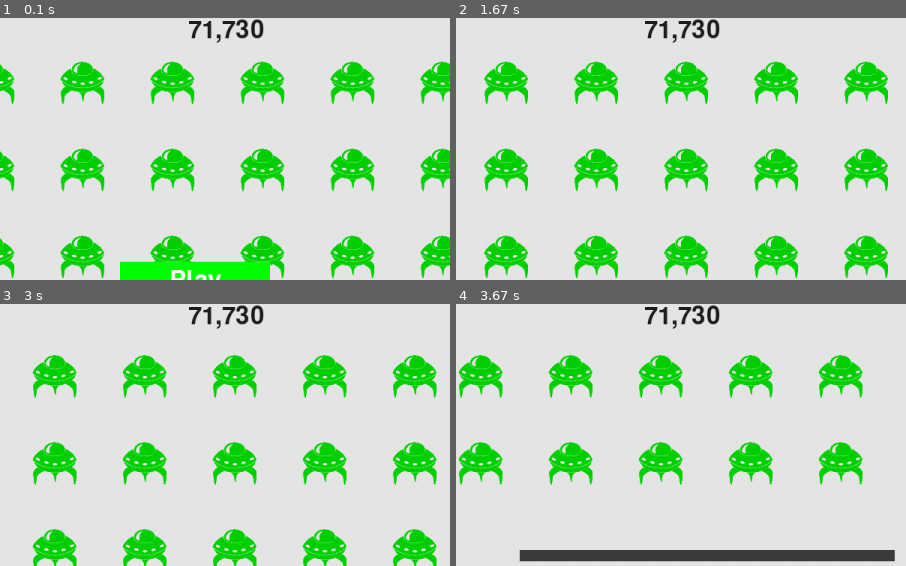
Above: before the commit, frames 1-4 (two rows, left to right).
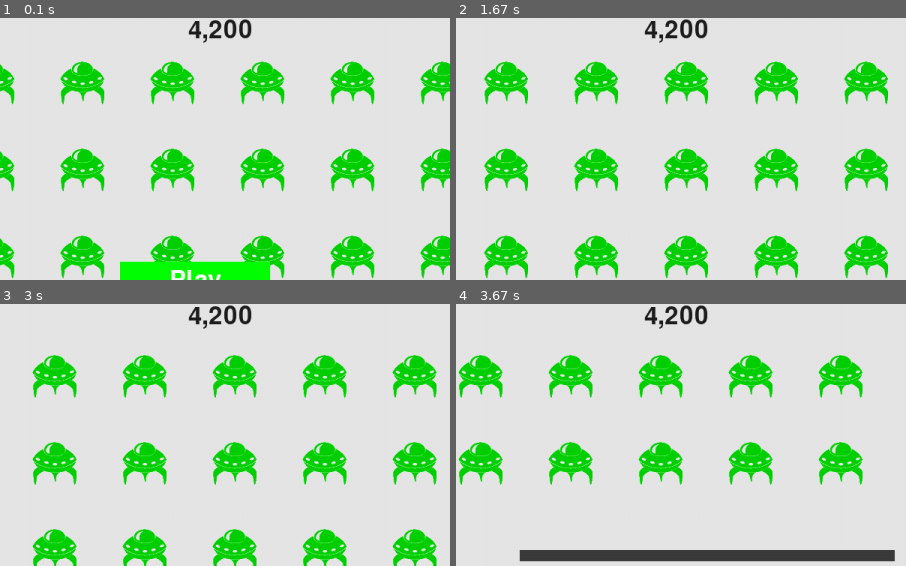
Above: after the commit, the same moments.

Repository: cjx1996/vscode_Pythoncode
Game: pygame game, started from Python from start to practice/Chapters/Chapter12_Aliens/alien_invasion.py
Same seed, same stepped clock (60 frames per second), same inputs: the game is played once before the commit and once after it.
Inputs (mouse positions are % of the whole screen's width and height, from its top left):
- Up to frame 1 (0.1 s): no input
- Up to frame 2 (1.67 s): click "Play" at 0.38 s; tap Space at 0.67, 1.07, 1.37, 1.57 s; hold Right 1-1.47 s; hold Right from 1.5 s (still down)
- Up to frame 3 (3 s): tap Space at 1.87, 2.4, 2.7, 2.97 s; release Right at 1.97 s; click (26, 51) at 2.05 s; hold Left 2.33-2.87 s; hold Left from 2.9 s (still down)
- Up to frame 4 (3.67 s): tap Space at 3.27, 3.4 s; release Left at 3.3 s; hold Right from 3.33 s (still down)
The pictures show only the part of the screen within x 28-78%, y 0-50%; the shares and areas given below are measured in that part.

The runs differ from the first frame. In frame 1, 0.9% of the frame differs, in the area x 41-59%, y 0-10%; in frame 2, 0.9%; in frame 3, 0.9%; in frame 4, 0.9%.

Commit message:
modify some bug

Diff:
--- a/Python from start to practice/Chapters/Chapter12_Aliens/game_functions.py
+++ b/Python from start to practice/Chapters/Chapter12_Aliens/game_functions.py
@@ -24,7 +24,7 @@
     elif event.key == pygame.K_SPACE:
         fire_bullet(ai_settings, screen, ship, bullets)
     elif event.key == pygame.K_q:
-        filename = 'vscode_Pythoncode/Python from start to practice/Chapter/Chapter12_Aliens/high_score.json'
+        filename = 'vscode_Pythoncode/Python from start to practice/Chapters/Chapter12_Aliens/high_score.json'
         with open (filename,'w')as f:
             json.dump(stats.high_score,f)
         sys.exit()
--- a/Python from start to practice/Chapters/Chapter12_Aliens/gamestats.py
+++ b/Python from start to practice/Chapters/Chapter12_Aliens/gamestats.py
@@ -8,7 +8,7 @@
         #游戏刚启动时处于活动状态
         self.game_active = False
         #在任何情况下，都不应重置最高得分
-        filename = 'vscode_Pythoncode/Python from start to practice/Chapter/Chapter12_Aliens/high_score.json'
+        filename = 'vscode_Pythoncode/Python from start to practice/Chapters/Chapter12_Aliens/high_score.json'
         try:
             with open (filename,'r')as f:
                 self.high_score = json.load(f)
--- a/Python from start to practice/Chapters/Chapter12_Aliens/high_score.json
+++ b/Python from start to practice/Chapters/Chapter12_Aliens/high_score.json
@@ -1 +1 @@
-71728
+4200
--- a/Python from start to practice/Chapters/Chapter12_Aliens/test.py
+++ b/Python from start to practice/Chapters/Chapter12_Aliens/test.py
@@ -287,7 +287,3 @@
         ship.update()
         update_bullets(bullets, screen)
         ship_update_screen(screen, ship, bullets)
-
-import os
-
-print(os.path.abspath('.'))
